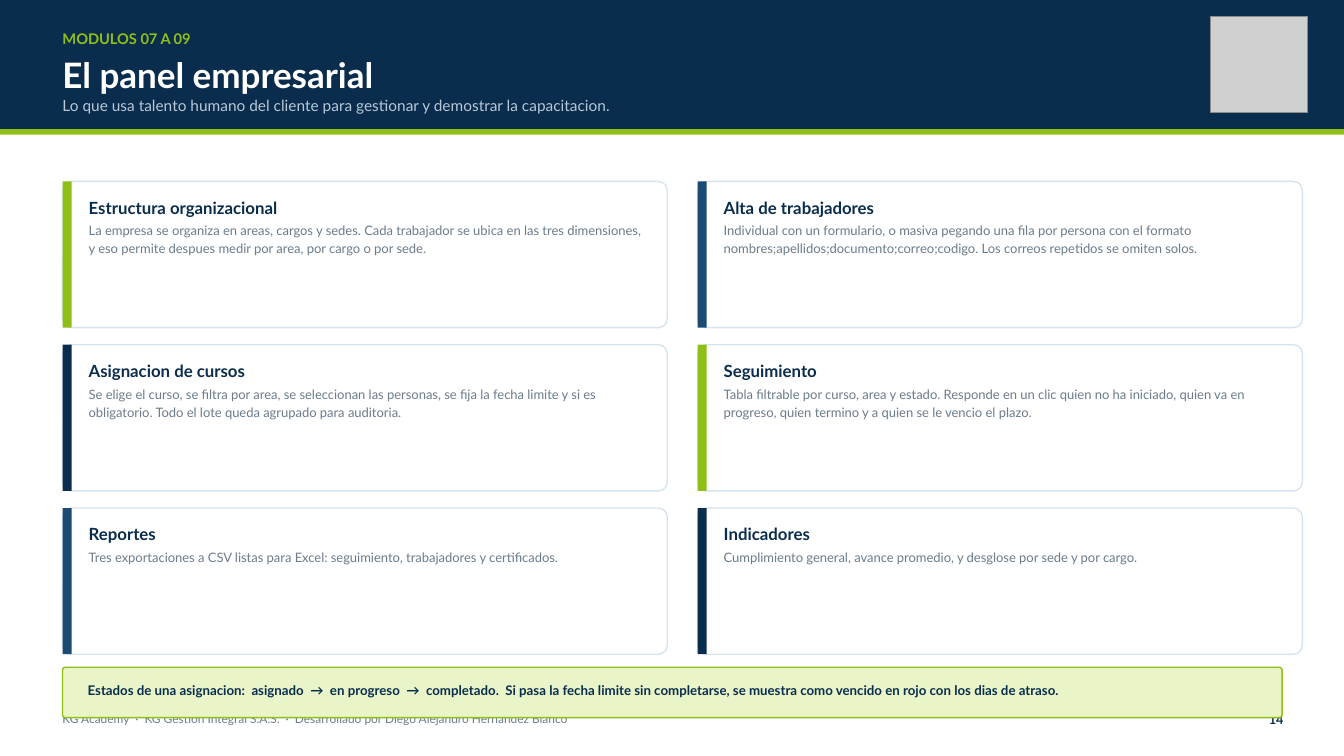
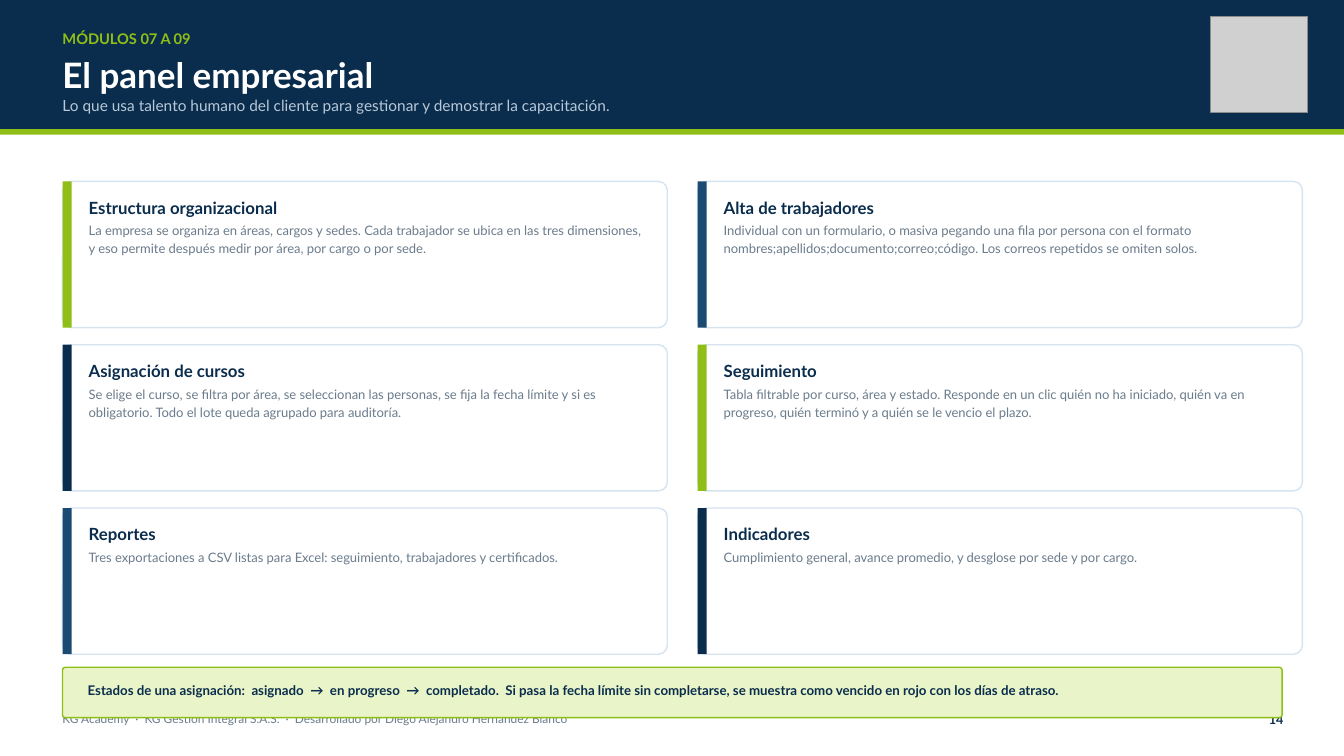
Before and after one commit to DIDAKUS1177/KG-Academy, a slide deck: slide 15 of docs/KG_Academy_Manual_Funcional.pptx. Drawn at 1344x756 pixels with LibreOffice and Linux fonts; fonts in the diff are those of the drawing; grey boxes stand for pictures. Boxes give left, top, right and bottom in pixels: in the first picture for what was removed or moved away, otherwise in the second. Text is boxed around its words. In the diff, an @@ line names an element or a change of style, - is before the commit and + after.

```diff
--- a/docs/KG_Academy_Manual_Funcional.pptx
+++ b/docs/KG_Academy_Manual_Funcional.pptx
@@ text at (62,31,191,44): text changed @@
-MODULOS 07 A 09
+MÓDULOS 07 A 09
@@ text at (62,99,610,114): text changed @@
-Lo que usa talento humano del cliente para gestionar y demostrar la capacitacion.
+Lo que usa talento humano del cliente para gestionar y demostrar la capacitación.
@@ text at (89,225,641,256): text changed @@
-La empresa se organiza en areas, cargos y sedes. Cada trabajador se ubica en las tres dimensiones, y eso permite despues medir por area, por cargo o por sede.
+La empresa se organiza en áreas, cargos y sedes. Cada trabajador se ubica en las tres dimensiones, y eso permite después medir por área, por cargo o por sede.
@@ text at (724,225,1197,256): text changed @@
-Individual con un formulario, o masiva pegando una fila por persona con el formato nombres;apellidos;documento;correo;codigo. Los correos repetidos se omiten solos.
+Individual con un formulario, o masiva pegando una fila por persona con el formato nombres;apellidos;documento;correo;código. Los correos repetidos se omiten solos.
@@ text at (89,364,595,420): text changed @@
-Asignacion de cursos
-Se elige el curso, se filtra por area, se seleccionan las personas, se fija la fecha limite y si es obligatorio. Todo el lote queda agrupado para auditoria.
+Asignación de cursos
+Se elige el curso, se filtra por área, se seleccionan las personas, se fija la fecha límite y si es obligatorio. Todo el lote queda agrupado para auditoría.
@@ text at (724,389,1245,420): text changed @@
-Tabla filtrable por curso, area y estado. Responde en un clic quien no ha iniciado, quien va en progreso, quien termino y a quien se le vencio el plazo.
+Tabla filtrable por curso, área y estado. Responde en un clic quién no ha iniciado, quién va en progreso, quién terminó y a quién se le vencio el plazo.
@@ text at (88,685,1059,698): text changed @@
-Estados de una asignacion: asignado → en progreso → completado. Si pasa la fecha limite sin completarse, se muestra como vencido en rojo con los dias de atraso.
+Estados de una asignación: asignado → en progreso → completado. Si pasa la fecha límite sin completarse, se muestra como vencido en rojo con los días de atraso.
```
Also in this commit, not shown: 21 other slides changed, 9 other files.
